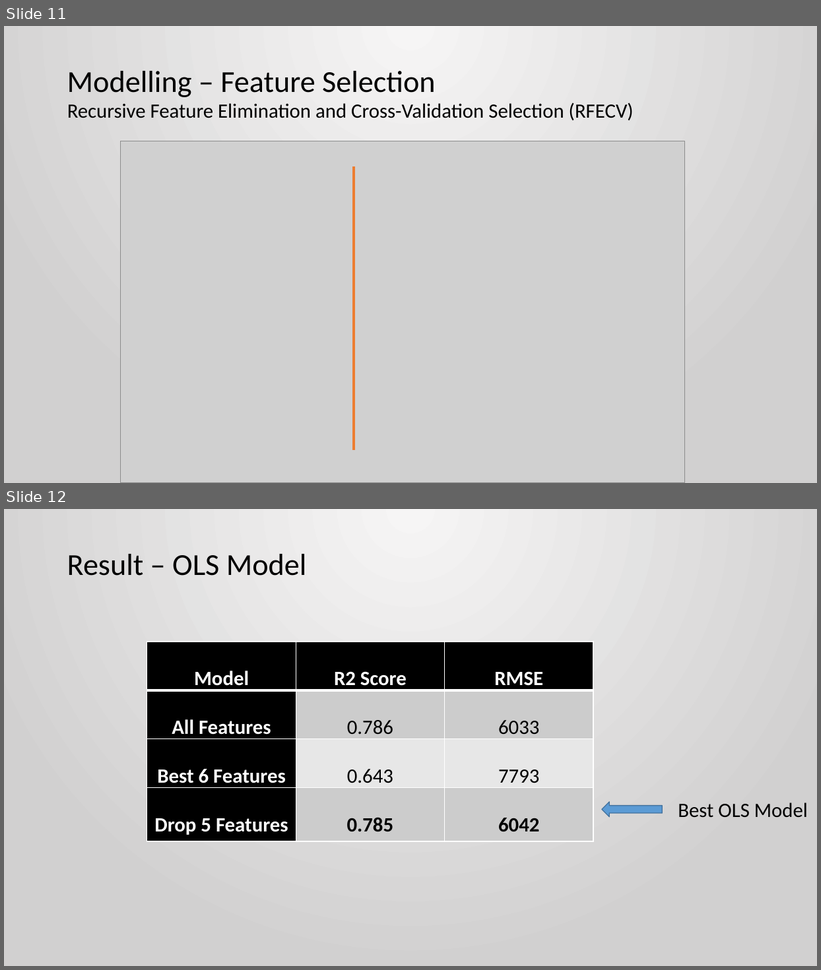
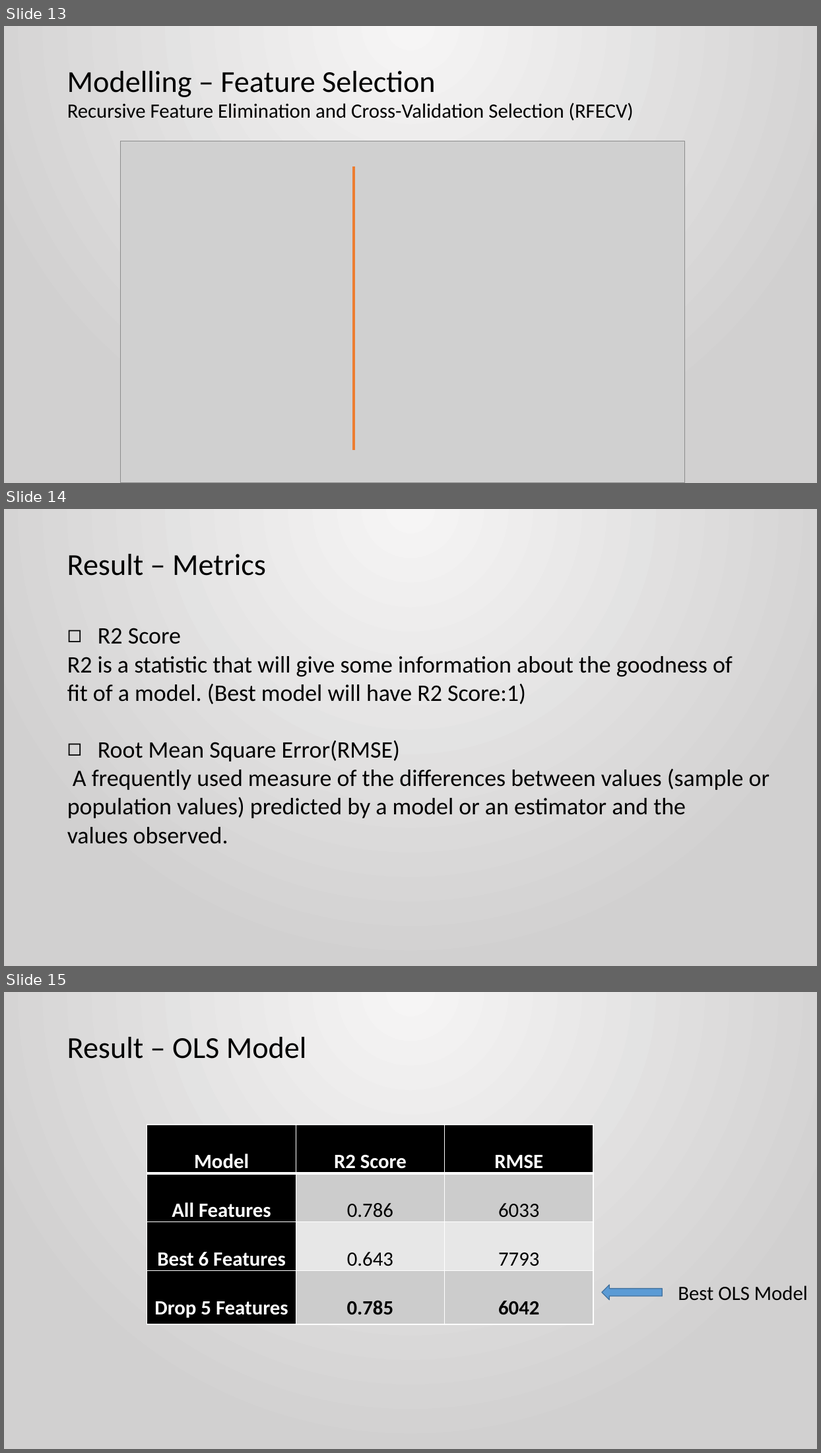
Before and after one commit to ronald55699/Capstone-2, a slide deck: Report/Capstone 2 Presentation.pptx. Shown one above the other, each under a label of ours: slides 11 and 12 before the commit, slides 13, 14 and 15 after it. The pictures are 821x970 and 821x1453 pixels, drawn with LibreOffice and Linux fonts; fonts in the diff are those of the drawing; grey boxes stand for pictures. Boxes give left, top, right and bottom in pixels: in the first picture for what was removed or moved away, otherwise in the second. Text is boxed around its words. In the diff, an @@ line names an element or a change of style, - is before the commit and + after.

```diff
--- a/Report/Capstone 2 Presentation.pptx
+++ b/Report/Capstone 2 Presentation.pptx
@@ slide 14 added at box(4, 509, 817, 966), background gradient #F6F6F6 to #D2D1D1 @@
@@ text added at box(67, 554, 266, 576), 36 pt, text #000000 @@
+Result – Metrics
@@ text added at box(67, 628, 770, 844), 28 pt, text #000000 @@
+◻ R2 Score
+R2 is a statistic that will give some information about the goodness of
+fit of a model. (Best model will have R2 Score:1)
+◻ Root Mean Square Error(RMSE)
+A frequently used measure of the differences between values (sample or
+population values) predicted by a model or an estimator and the
+values observed.
@@ what was slide 11 is now slide 13 @@
@@ what was slide 12 is now slide 15 @@
```
Also in this commit, not shown: 4 slides changed, 4 other slides added, 1 other file.
